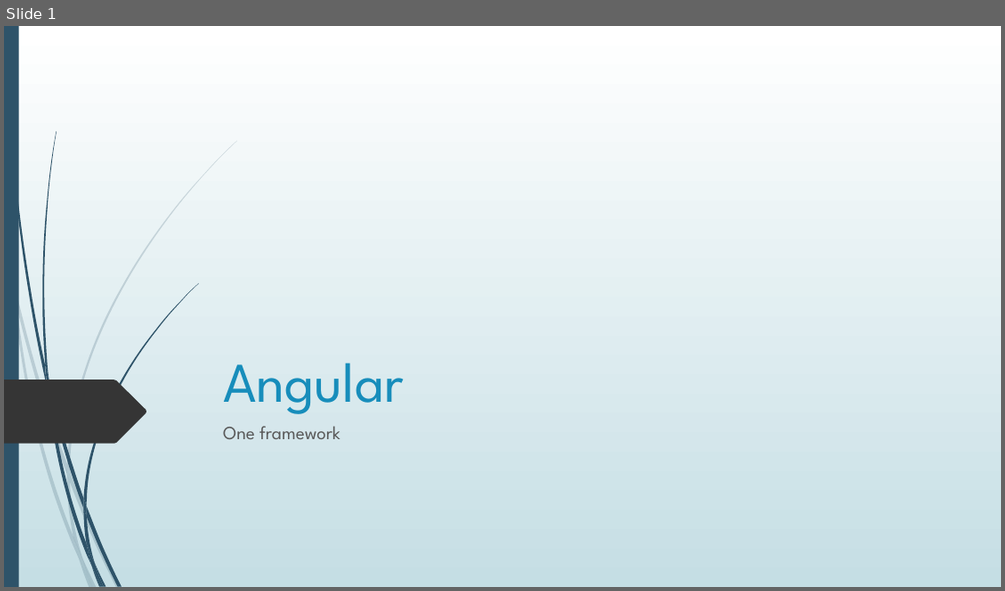
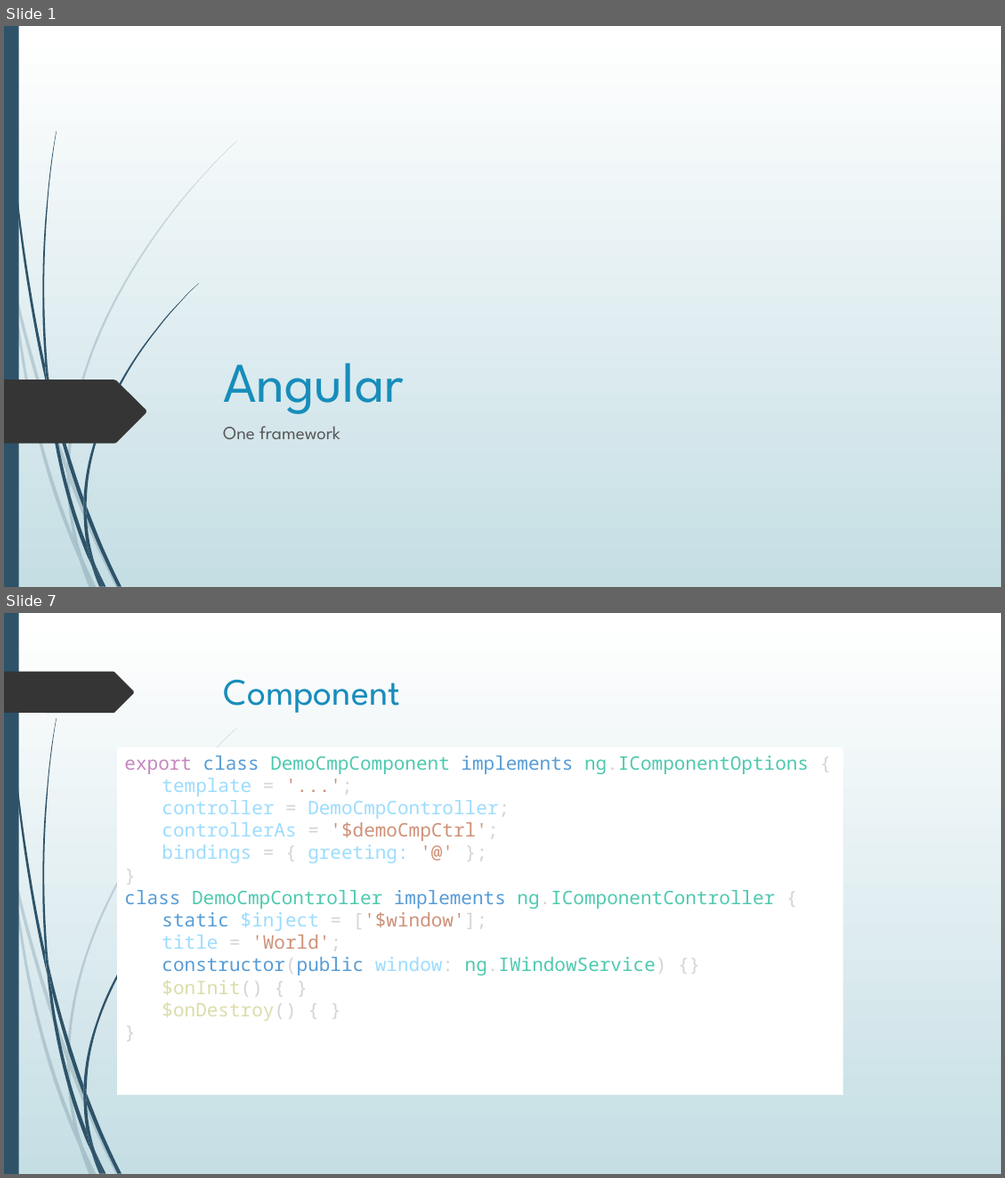
Before and after one commit to Mishurin/frontend-examples, a slide deck: angular/Angular.pptx. Shown one above the other, each under a label of ours: slide 1 before the commit, slides 1 and 7 after it; the slides between them are not shown. The pictures are 1005x591 and 1005x1178 pixels, drawn with LibreOffice and Linux fonts; fonts in the diff are those of the drawing. Boxes give left, top, right and bottom in pixels: in the first picture for what was removed or moved away, otherwise in the second. Text is boxed around its words. In the diff, an @@ line names an element or a change of style, - is before the commit and + after.

```diff
--- a/angular/Angular.pptx
+++ b/angular/Angular.pptx
@@ slide 7 added at box(4, 613, 1001, 1174), background gradient #FFFFFF to #C5DEE5; not listed: 23 template elements that a slide beside it also shows @@
@@ freeform shape added at box(4, 672, 134, 713), fill #353535 @@
@@ title added at box(224, 679, 400, 713), 36 pt, text #178DBB @@
+Component
@@ rectangle added at box(118, 747, 844, 1094), fill #FFFFFF, 18 pt, text #4EC9B0 @@
+export class DemoCmpComponent implements ng.IComponentOptions {
+  template = '...';
+  controller = DemoCmpController;
+  controllerAs = '$demoCmpCtrl';
+  bindings = { greeting: '@' };
+}
+class DemoCmpController implements ng.IComponentController {
+static $inject = ['$window'];
+title = 'World';
+constructor(public window: ng.IWindowService) {}
+$onInit() { }
+$onDestroy() { }
+}
```
Also in this commit, not shown: 1 slide changed, 5 other slides added, 9 other files.
